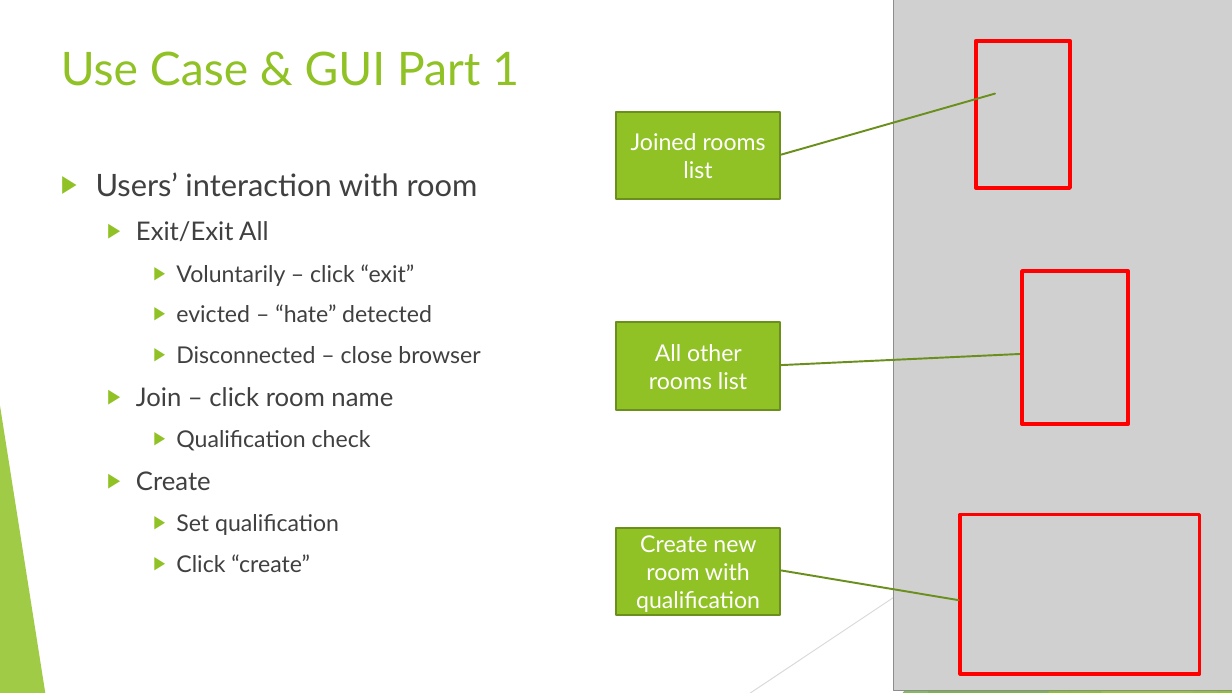
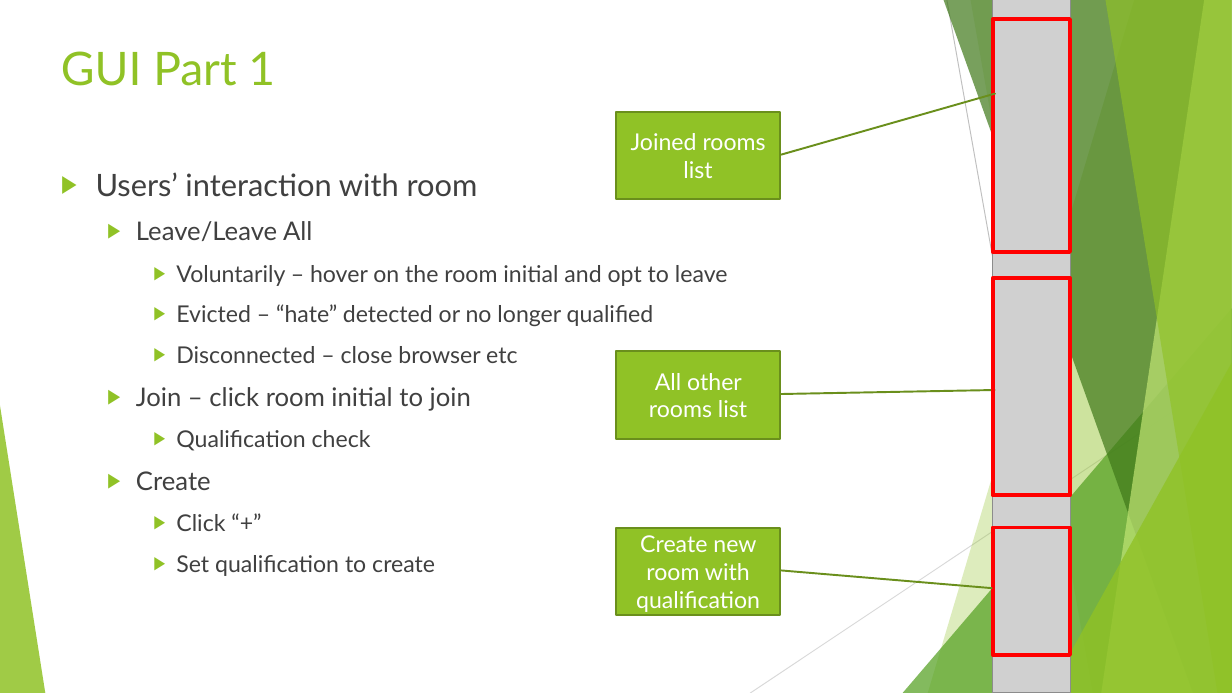
Before and after one commit to pourplusquoi/chatapp, a slide deck: slide 5 of src/main/resources/ChatApp API.pptx (slide 4 before the commit). Drawn at 1232x693 pixels with LibreOffice and Linux fonts; fonts in the diff are those of the drawing; grey boxes stand for pictures. Boxes give left, top, right and bottom in pixels: in the first picture for what was removed or moved away, otherwise in the second. Text is boxed around its words. In the diff, an @@ line names an element or a change of style, - is before the commit and + after.

```diff
--- a/src/main/resources/ChatApp API.pptx
+++ b/src/main/resources/ChatApp API.pptx
@@ picture removed at bbox=[894, 0, 1232, 691] @@
@@ rectangle: place and size @@
-rectangle at bbox=[976, 41, 1070, 188]
+rectangle at bbox=[993, 19, 1070, 252]
@@ picture added at bbox=[993, 0, 1070, 693] @@
@@ title at bbox=[61, 51, 275, 86]: text changed @@
-Use Case & GUI Part 1
+GUI Part 1
@@ text at bbox=[136, 221, 728, 411]: text changed @@
-  ▶ Exit/Exit All
-    ▶ Voluntarily – click “exit”
-    ▶ evicted – “hate” detected
-    ▶ Disconnected – close browser
-  ▶ Join – click room name
+  ▶ Leave/Leave All
+    ▶ Voluntarily – hover on the room initial and opt to leave
+    ▶ Evicted – “hate” detected or no longer qualified
+    ▶ Disconnected – close browser etc
+  ▶ Join – click room initial to join
@@ rectangle: place and size @@
-rectangle at bbox=[1022, 271, 1128, 424]
+rectangle at bbox=[993, 278, 1070, 495]
@@ border callout "All other rooms list": place and size @@
-border callout "All other rooms list" at bbox=[616, 323, 781, 410]
+border callout "All other rooms list" at bbox=[616, 351, 781, 439]
@@ border callout "All other rooms list" at bbox=[616, 351, 781, 439]: proportions changed @@
@@ text at bbox=[176, 514, 435, 576]: text changed @@
-    ▶ Set qualification
-    ▶ Click “create”
+    ▶ Click “+”
+    ▶ Set qualification to create
@@ rectangle: place and size @@
-rectangle at bbox=[960, 515, 1200, 675]
+rectangle at bbox=[993, 528, 1070, 655]
```
Also in this commit, not shown: 10 other slides changed, 1 slide added, 1 slide removed.
